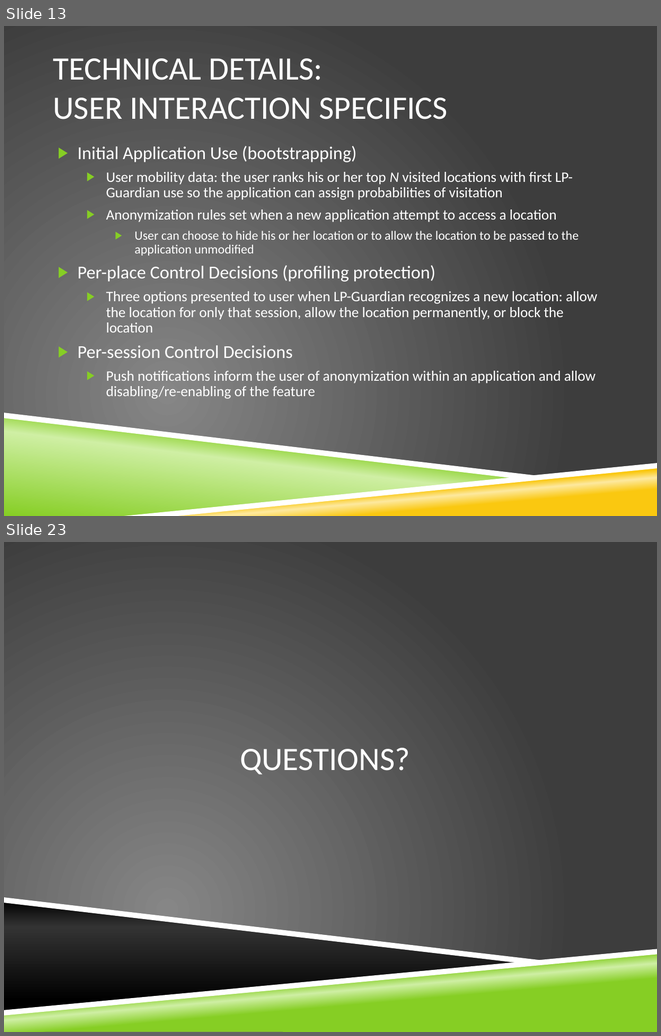
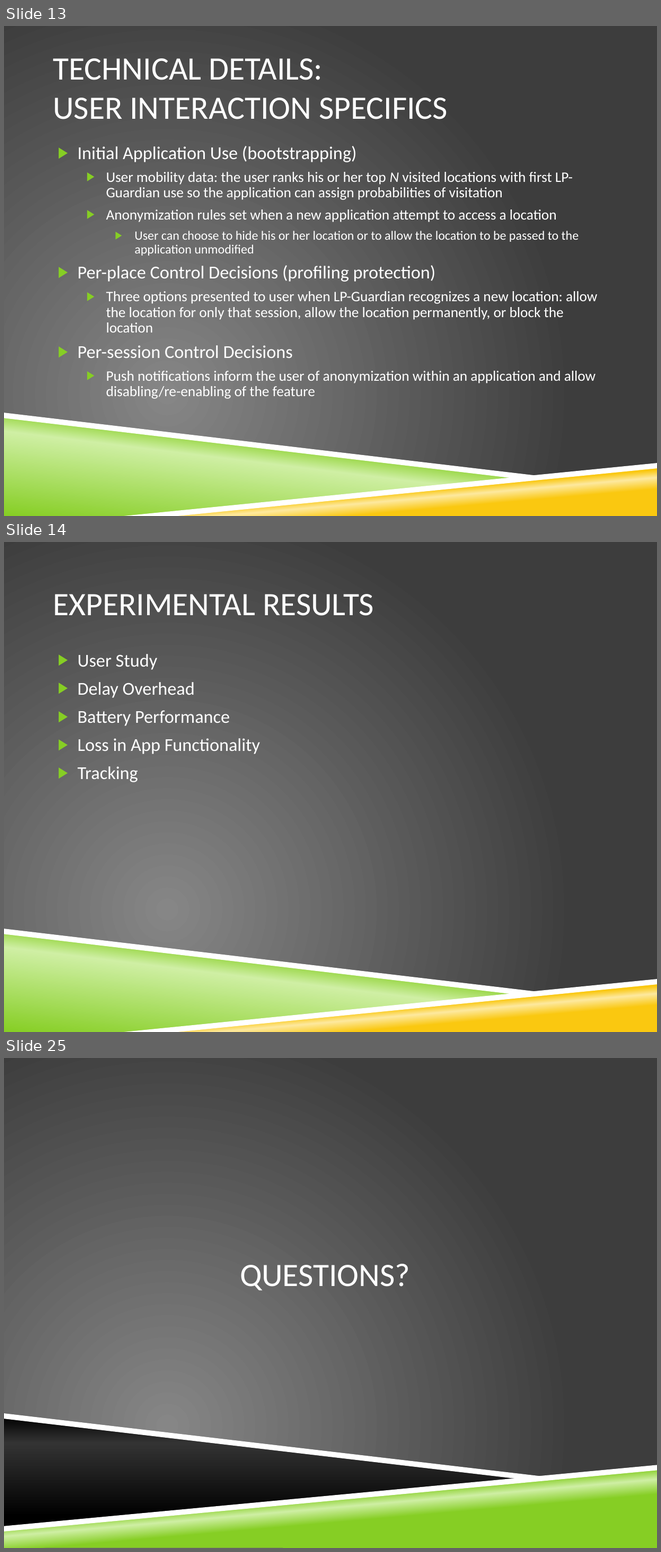
Before and after one commit to vfasburg/cse_825, a slide deck: PaperPresentation/Paper_Presentation_Fasburg_Reiff_Thomas.pptx. Shown one above the other, each under a label of ours: slides 13 and 23 before the commit, slides 13, 14 and 25 after it; the slides between them are not shown. The pictures are 661x1036 and 661x1552 pixels, drawn with LibreOffice and Linux fonts; fonts in the diff are those of the drawing; background and template pictures are left out. Boxes give left, top, right and bottom in pixels: in the first picture for what was removed or moved away, otherwise in the second. Text is boxed around its words. In the diff, an @@ line names an element or a change of style, - is before the commit and + after.

```diff
--- a/PaperPresentation/Paper_Presentation_Fasburg_Reiff_Thomas.pptx
+++ b/PaperPresentation/Paper_Presentation_Fasburg_Reiff_Thomas.pptx
@@ slide 14 added at (4,542,657,1032), background picture (left out); not listed: 4 template elements that a slide beside it also shows @@
@@ title added at (53,594,374,616), 36 pt, text #FFFFFF @@
+EXPERIMENTAL RESULTS
@@ text added at (78,654,260,782), 20 pt, text #FFFFFF @@
+▶ User Study
+▶ Delay Overhead
+▶ Battery Performance
+▶ Loss in App Functionality
+▶ Tracking
@@ what was slide 23 is now slide 25 @@
```
Also in this commit, not shown: 8 slides changed, 2 other slides added, 1 slide removed.
